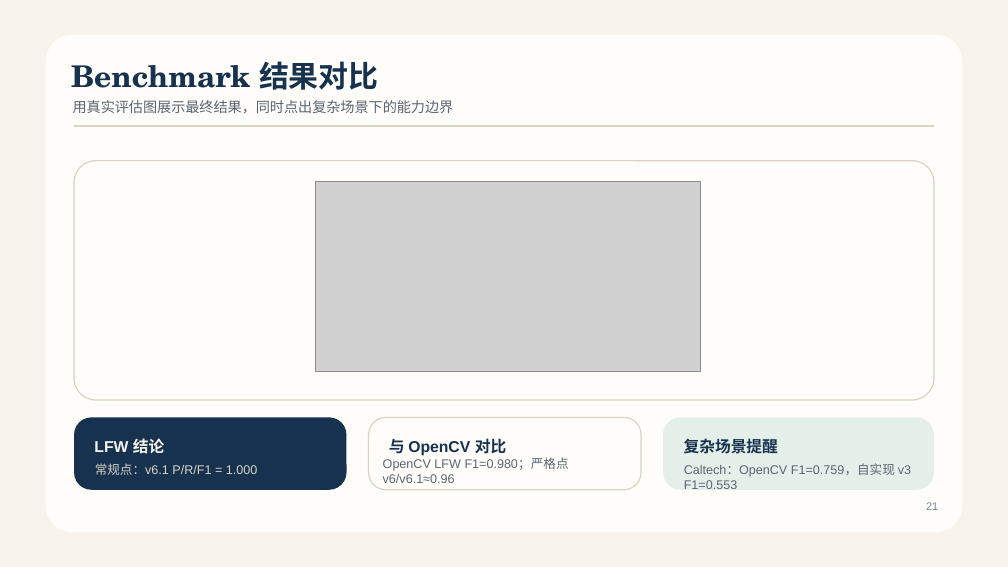
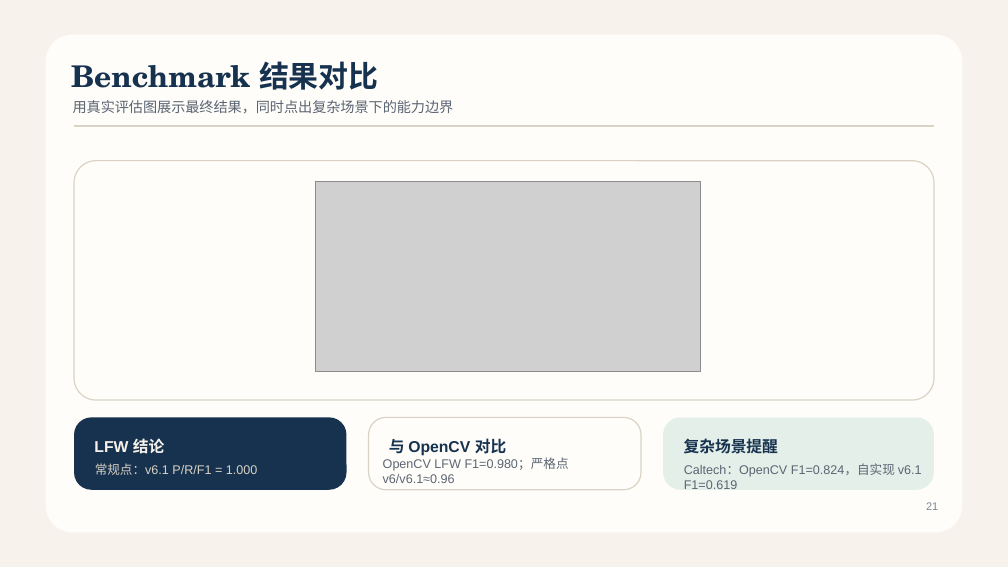
Before and after one commit to JiangYiMing-7/face_detection, a slide deck: slide 21 of projects/face_detection_course_defense_cn_ppt169_20260526/exports/PPT.pptx. Drawn at 1008x567 pixels with LibreOffice and Linux fonts; fonts in the diff are those of the drawing; grey boxes stand for pictures. Boxes give left, top, right and bottom in pixels: in the first picture for what was removed or moved away, otherwise in the second. Text is boxed around its words. In the diff, an @@ line names an element or a change of style, - is before the commit and + after.

Commit message:
docs: align Caltech results across materials

```diff
--- a/projects/face_detection_course_defense_cn_ppt169_20260526/exports/PPT.pptx
+++ b/projects/face_detection_course_defense_cn_ppt169_20260526/exports/PPT.pptx
@@ text at (684,464,922,489): text changed @@
-Caltech：OpenCV F1=0.759，自实现 v3 F1=0.553
+Caltech：OpenCV F1=0.824，自实现 v6.1 F1=0.619
```
Also in this commit, not shown: 1 other slide changed, 2 other files.
